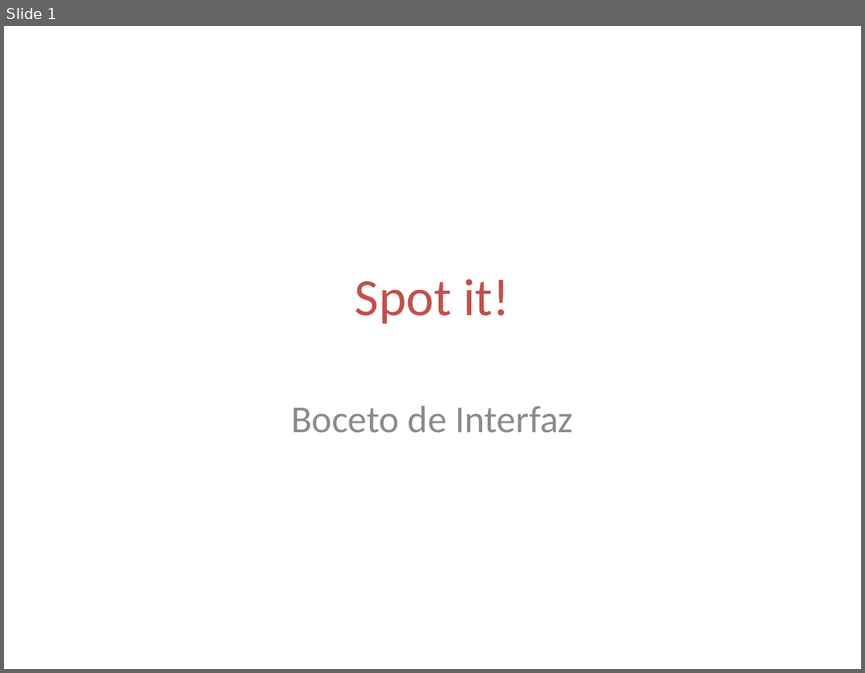
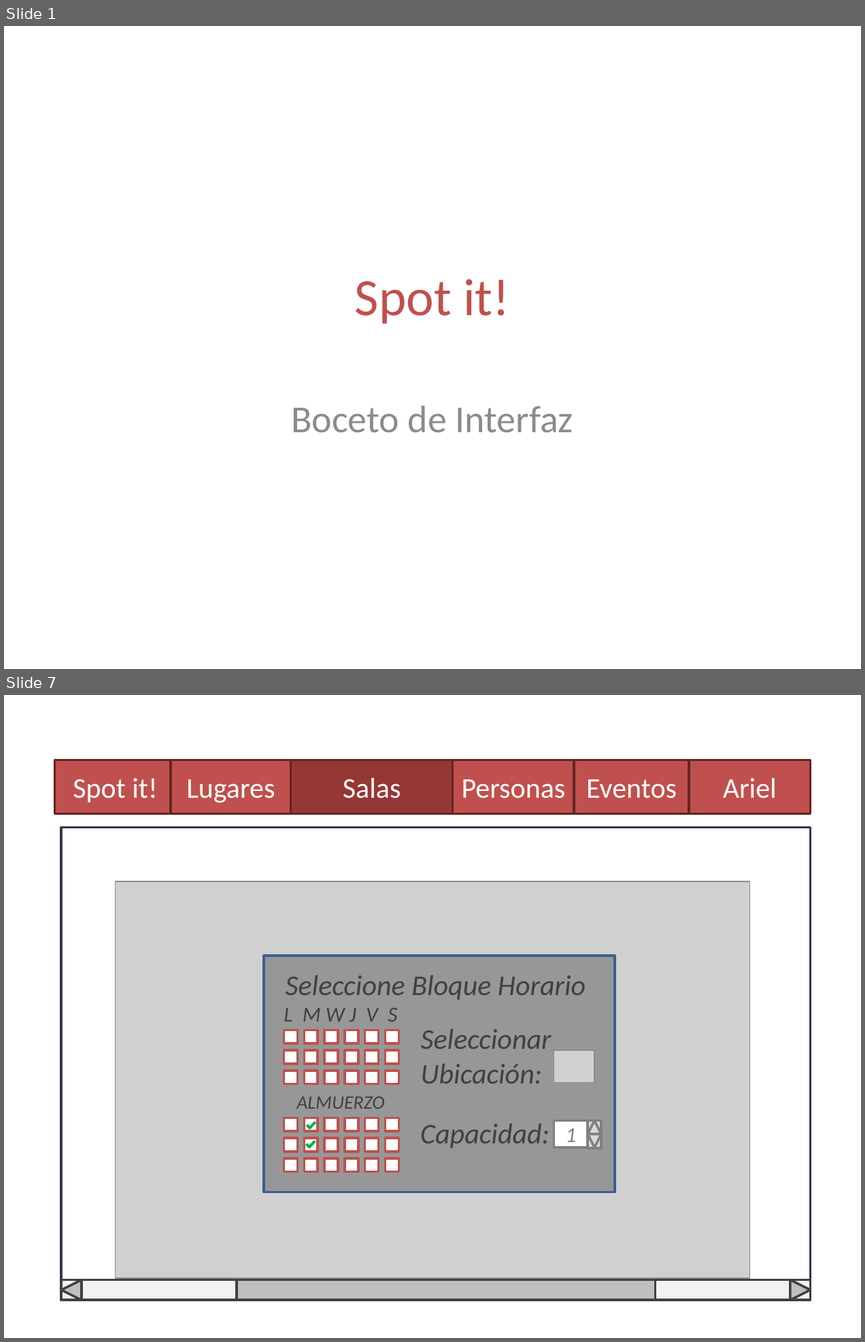
Before and after one commit to Ariel-Perez/Spot-It, a slide deck: Diseño/Spot it - Boceto de Interfaz.pptx. Shown one above the other, each under a label of ours: slide 1 before the commit, slides 1 and 7 after it; the slides between them are not shown. The pictures are 865x673 and 865x1342 pixels, drawn with LibreOffice and Linux fonts; fonts in the diff are those of the drawing; grey boxes stand for pictures. Boxes give left, top, right and bottom in pixels: in the first picture for what was removed or moved away, otherwise in the second. Text is boxed around its words. In the diff, an @@ line names an element or a change of style, - is before the commit and + after.

```diff
--- a/Diseño/Spot it - Boceto de Interfaz.pptx
+++ b/Diseño/Spot it - Boceto de Interfaz.pptx
@@ slide 7 added at box(4, 695, 861, 1338), background #FFFFFF @@
@@ rectangle added at box(54, 760, 176, 814), fill #C0504D, outline #632523 2 pt, 24 pt, text #FFFFFF @@
+Spot it!
@@ rectangle added at box(61, 760, 810, 813), fill #FFFFFF, outline #4F81BD 2 pt @@
@@ rectangle added at box(171, 760, 291, 814), fill #C0504D, outline #632523 2 pt, 24 pt, text #FFFFFF @@
+Lugares
@@ rectangle added at box(291, 760, 453, 814), fill #953735, outline #632523 2 pt, 24 pt, text #FFFFFF @@
+Salas
@@ rectangle added at box(453, 760, 575, 814), fill #C0504D, outline #632523 2 pt, 24 pt, text #FFFFFF @@
+Personas
@@ rectangle added at box(574, 760, 689, 814), fill #C0504D, outline #632523 2 pt, 24 pt, text #FFFFFF @@
+Eventos
@@ rectangle added at box(689, 760, 810, 814), fill #C0504D, outline #632523 2 pt, 24 pt, text #FFFFFF @@
+Ariel
@@ rectangle added at box(61, 828, 810, 1300), fill #FFFFFF, outline #403152 2 pt, 44 pt, text #000000 @@
+MAPA
@@ picture added at box(116, 882, 749, 1278) @@
@@ group added at box(264, 955, 614, 1192): 40 rectangles, 5 texts, 4 lines, 2 triangles, 1 picture @@
+Seleccione Bloque Horario
+Capacidad:
+1
+Seleccionar Ubicación:
+ALMUERZO
+L M W J V S
@@ rectangle added at box(61, 1279, 810, 1300), fill #F2F2F2, outline #404040 2 pt @@
@@ rectangle added at box(61, 1279, 82, 1300), fill #F2F2F2, outline #404040 2 pt @@
@@ triangle added at box(61, 1279, 82, 1300), fill #BFBFBF, outline #404040 2 pt @@
@@ rectangle added at box(237, 1279, 655, 1300), fill #BFBFBF, outline #404040 2 pt @@
@@ rectangle added at box(789, 1279, 810, 1300), fill #F2F2F2, outline #404040 2 pt @@
@@ triangle added at box(789, 1279, 810, 1300), fill #BFBFBF, outline #404040 2 pt @@
```
Also in this commit, not shown: 4 slides changed, 1 other slide added.
